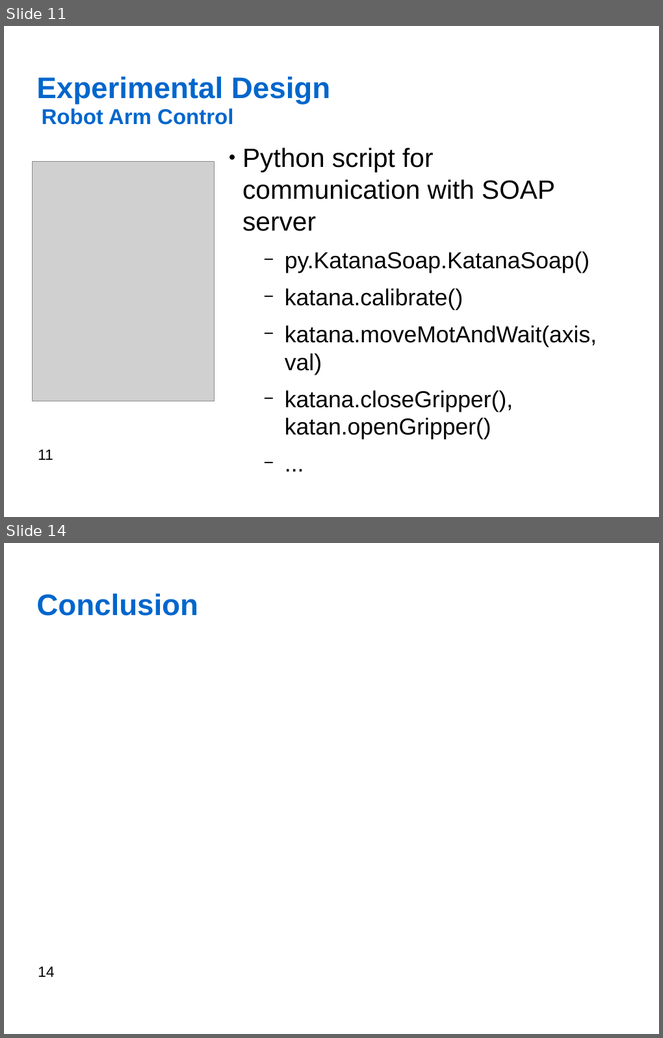
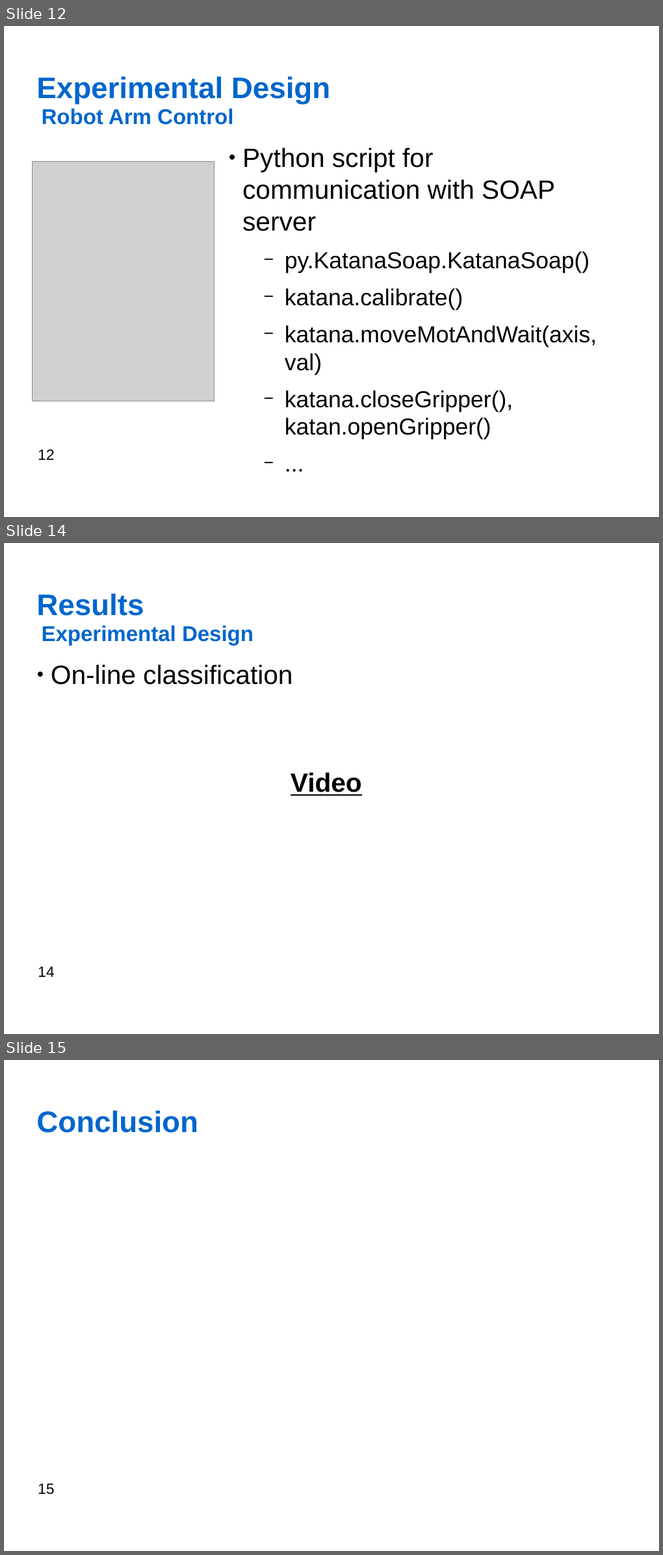
Before and after one commit to jfedjaev/NSTresearchPractice, a slide deck: Report/Presentation/Fedjaev_ResearchPractice.odp. Shown one above the other, each under a label of ours: slides 11 and 14 before the commit, slides 12, 14 and 15 after it; the slides between them are not shown. The pictures are 663x1038 and 663x1555 pixels, drawn with LibreOffice and Linux fonts; fonts in the diff are those of the drawing; grey boxes stand for pictures; background and template pictures are left out. Boxes give left, top, right and bottom in pixels: in the first picture for what was removed or moved away, otherwise in the second. Text is boxed around its words. In the diff, an @@ line names an element or a change of style, - is before the commit and + after.

```diff
--- a/Report/Presentation/Fedjaev_ResearchPractice.odp
+++ b/Report/Presentation/Fedjaev_ResearchPractice.odp
@@ slide 14 added at (4,543,659,1034), background #FFFFFF; not listed: 1 template element that a slide beside it also shows @@
@@ title added at (36,594,144,616), 36 pt, text #0066CC, bold @@
+Results
@@ title added at (42,626,254,646), 26 pt, text #0066CC, bold @@
+Experimental Design
@@ text added at (51,665,293,685), 32 pt, text #000000 @@
+● On-line classification
@@ text added at (291,772,362,796), 32 pt, text #000000, bold, underline @@
+Video
@@ what was slide 11 is now slide 12 @@
@@ page number at (38,450,54,460): text changed @@
-11
+12
@@ what was slide 14 is now slide 15 @@
@@ page number at (38,1484,54,1495): text changed @@
-14
+15
```
Also in this commit, not shown: 3 slides changed, 3 other slides added, 2 slides removed, 1 other file.
